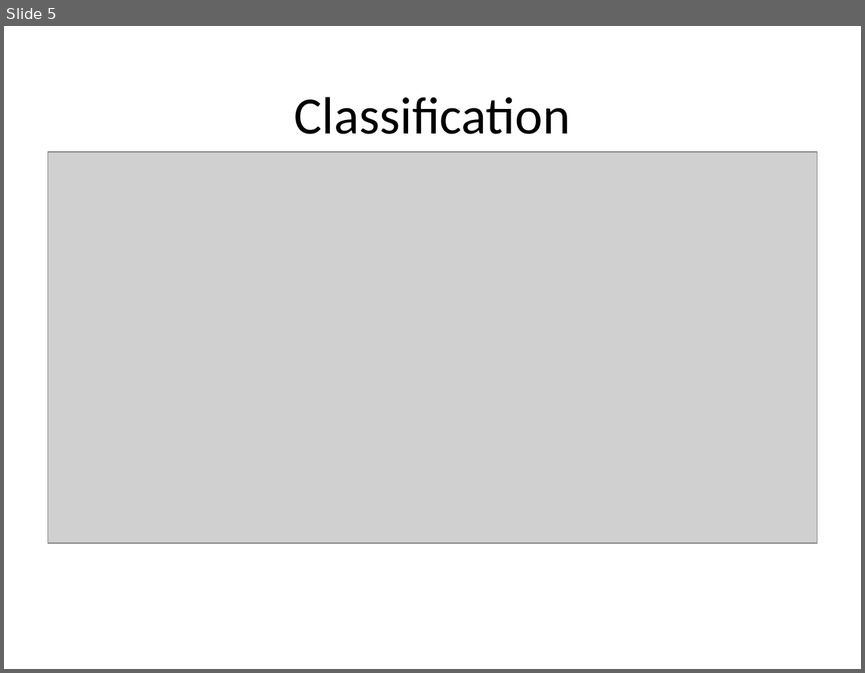
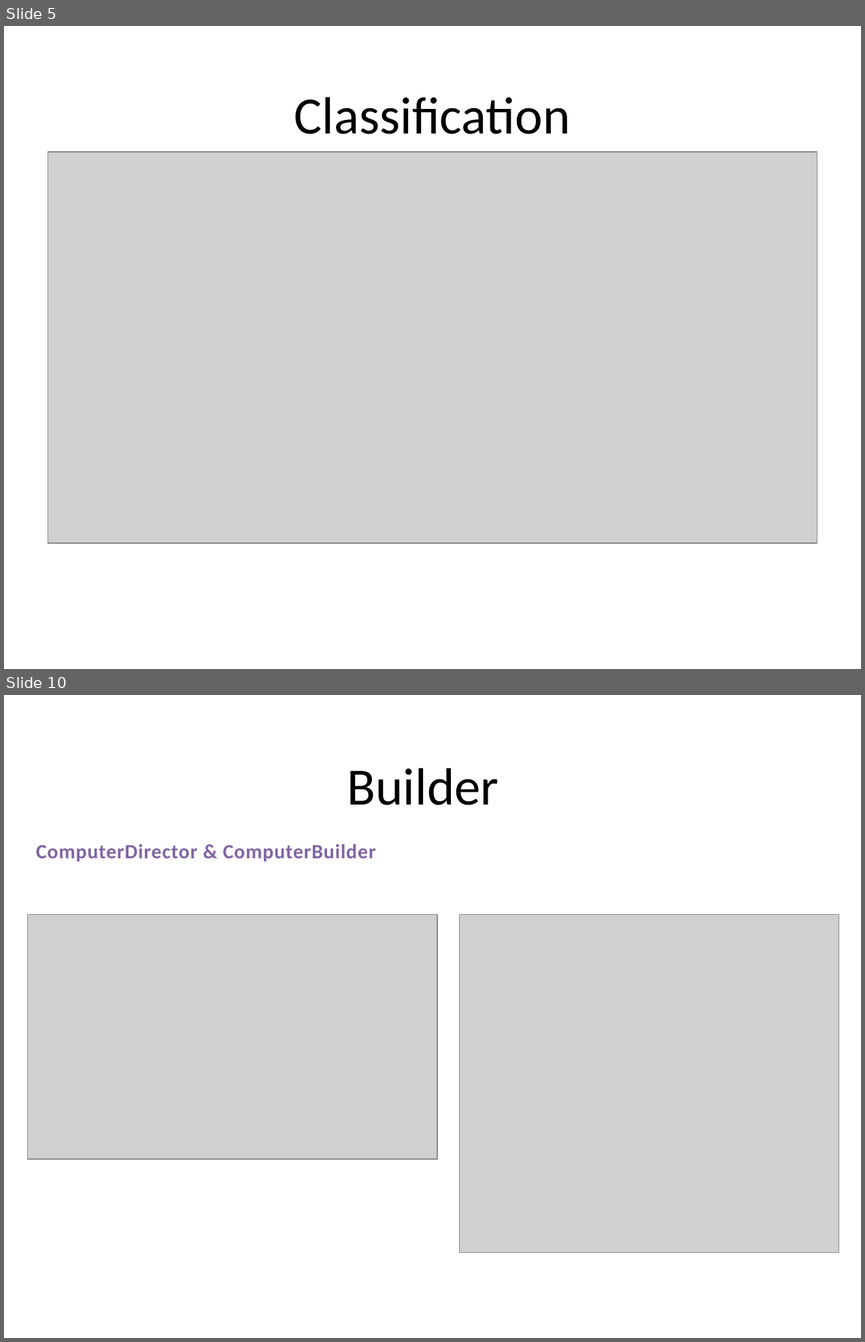
Before and after one commit to PlumpMath/DesignPattern-956, a slide deck: _Doc/DesignPattern.P2.Creational(Bulder).pptx. Shown one above the other, each under a label of ours: slide 5 before the commit, slides 5 and 10 after it; the slides between them are not shown. The pictures are 865x673 and 865x1342 pixels, drawn with LibreOffice and Linux fonts; fonts in the diff are those of the drawing; grey boxes stand for pictures. Boxes give left, top, right and bottom in pixels: in the first picture for what was removed or moved away, otherwise in the second. Text is boxed around its words. In the diff, an @@ line names an element or a change of style, - is before the commit and + after.

Commit message:
Updated Builder code and PPT.

```diff
--- a/_Doc/DesignPattern.P2.Creational(Bulder).pptx
+++ b/_Doc/DesignPattern.P2.Creational(Bulder).pptx
@@ slide 10 added at box(4, 695, 861, 1338), background #FFFFFF @@
@@ title added at box(347, 768, 499, 805), 44 pt, text #000000 @@
+Builder
@@ text added at box(36, 844, 376, 862), 17 pt, text #8064A2, bold @@
+ComputerDirector & ComputerBuilder
@@ picture added at box(28, 915, 438, 1159) @@
@@ picture added at box(459, 915, 838, 1253) @@
```
Also in this commit, not shown: 7 slides changed, 7 other slides added, 5 slides removed, 30 other files.
